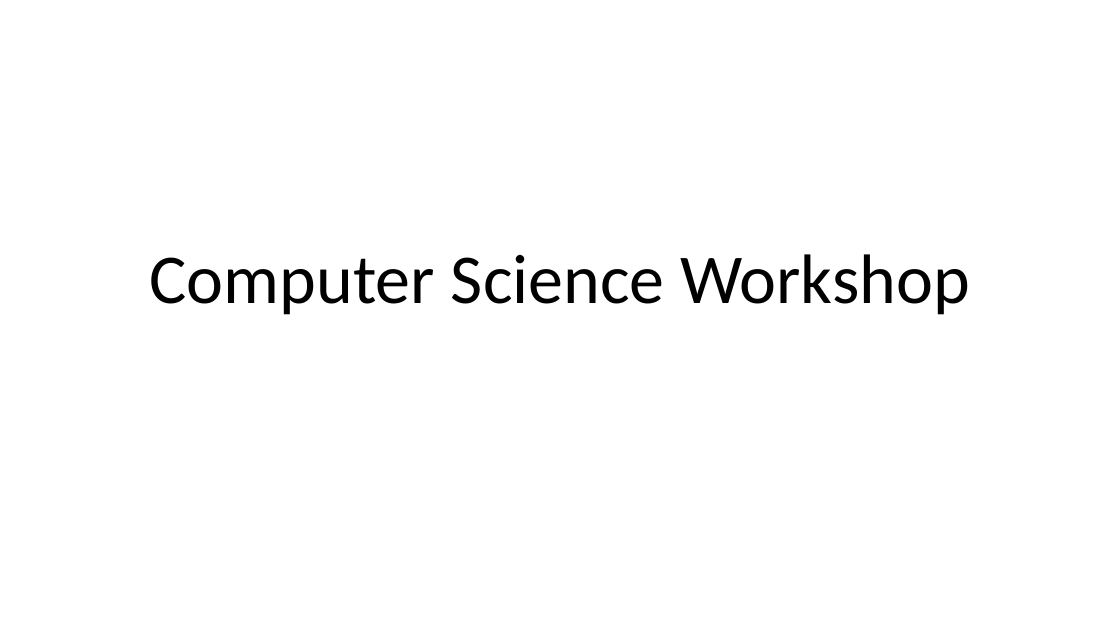
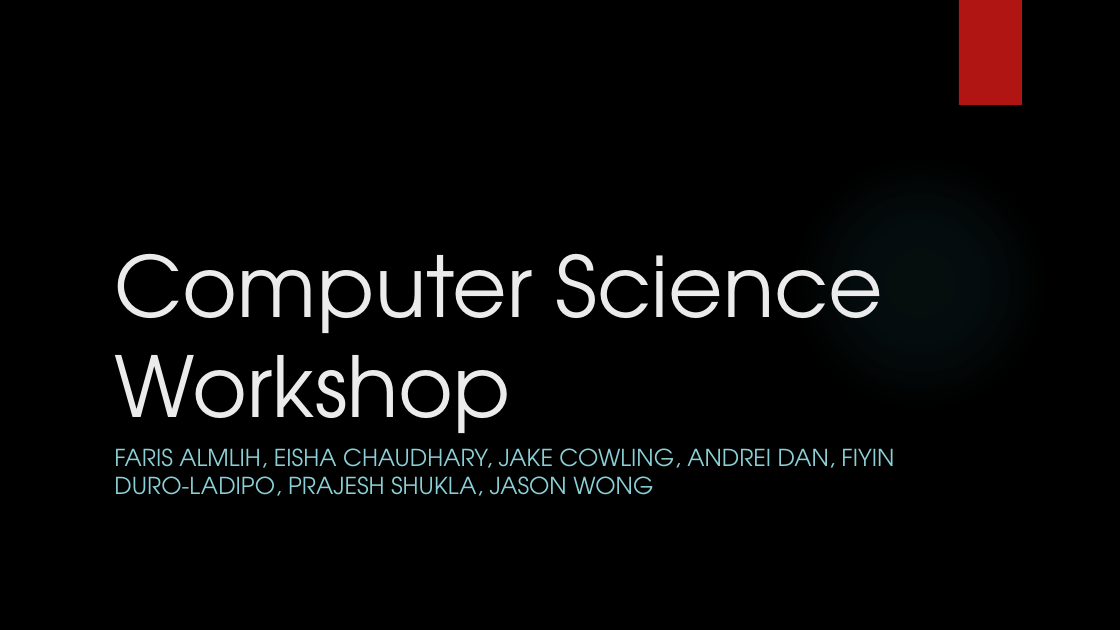
Before and after one commit to csmfduro/salaries, a slide deck: slide 1 of Computer Science Workshop Presentation.pptx. Drawn at 1120x630 pixels with LibreOffice and Linux fonts; fonts in the diff are those of the drawing; background and template pictures are left out. Boxes give left, top, right and bottom in pixels: in the first picture for what was removed or moved away, otherwise in the second. Text is boxed around its words. In the diff, an @@ line names an element or a change of style, - is before the commit and + after.

Commit message:
Worked on Presentation slides
Filled in slides 1-5, 7, 9-10 of presentation

```diff
--- a/Computer Science Workshop Presentation.pptx
+++ b/Computer Science Workshop Presentation.pptx
@@ background #FFFFFF to picture (left out) @@
@@ rectangle added at <box>959,0,1022,105</box>, fill #B01513 @@
@@ title "Computer Science Workshop": place and size @@
-title "Computer Science Workshop" at <box>150,254,970,315</box>
+title "Computer Science Workshop" at <box>114,254,884,456</box>
@@ title "Computer Science Workshop" at <box>114,254,884,456</box>: size 60 to 72 pt, font Calibri to TeX Gyre Adventor, text colour #000000 to #EBEBEB; alignment centre to left; line spacing 0.9 to 1 @@
@@ ellipse added at <box>791,154,1049,413</box>, fill gradient #50B9C1 @@
@@ subtitle added at <box>114,448,894,496</box>, 20 pt, text #8AD0D6 @@
+FARIS ALMLIH, EISHA CHAUDHARY, JAKE COWLING, ANDREI DAN, FIYIN DURO-LADIPO, PRAJESH SHUKLA, JASON WONG
```
Also in this commit, not shown: 11 other slides changed, 6 slides added, 5 slides removed.
